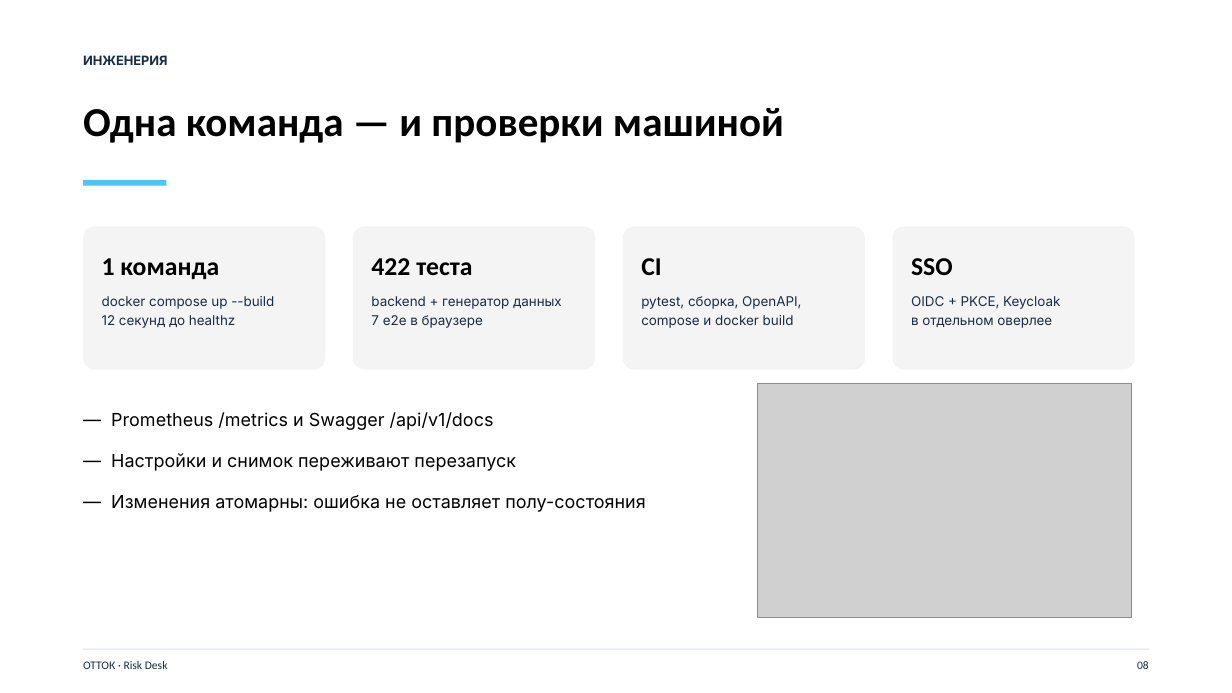
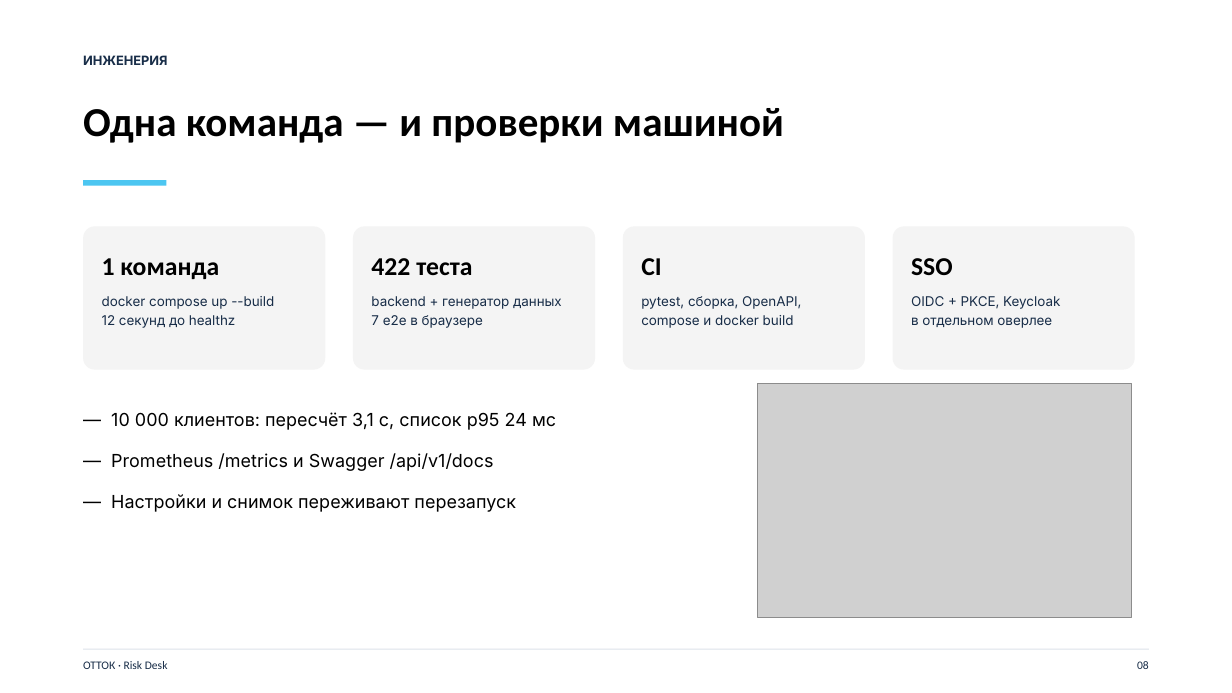
Before and after one commit to Demtory/Hack23.10.26, a slide deck: slide 8 of pitch/risk-desk-pitch.pptx. Drawn at 1232x693 pixels with LibreOffice and Linux fonts; fonts in the diff are those of the drawing; grey boxes stand for pictures. Boxes give left, top, right and bottom in pixels: in the first picture for what was removed or moved away, otherwise in the second. Text is boxed around its words. In the diff, an @@ line names an element or a change of style, - is before the commit and + after.

Commit message:
perf/docs: кэш прогноза, нагрузочный тест 10k, ответы жюри
- прогноз кэшируется по (db, runId, окна): первый запрос 398 мс,
  повторный 1,3 мс p50 на 10 000 клиентов
- docs/LOAD_TEST.md: методика и цифры — загрузка снимка 3,14 с,
  список p95 24 мс, глубокая страница 37 мс, деталь 1,4 мс, /metrics 0,9 мс
- docs/QNA.md: 14 вопросов жюри с короткими ответами (ML, вероятность,
  деньги, масштаб, безопасность, расширяемость, ограничения)
- дека: слайд «инженерия» с цифрами нагрузки, 9 слайдов; README/STATUS обновлены

```diff
--- a/pitch/risk-desk-pitch.pptx
+++ b/pitch/risk-desk-pitch.pptx
@@ text at box(111, 412, 556, 430): paragraph added @@
+— 10 000 клиентов: пересчёт 3,1 с, список p95 24 мс
@@ text at box(111, 495, 645, 512): paragraph removed @@
-— Изменения атомарны: ошибка не оставляет полу-состояния
```
Also in this commit, not shown: 7 other files.
